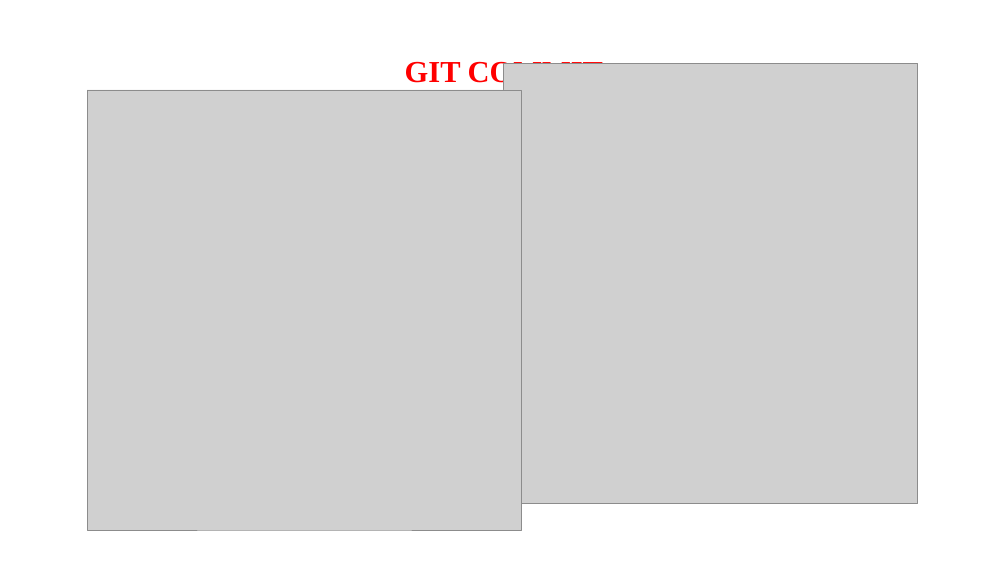
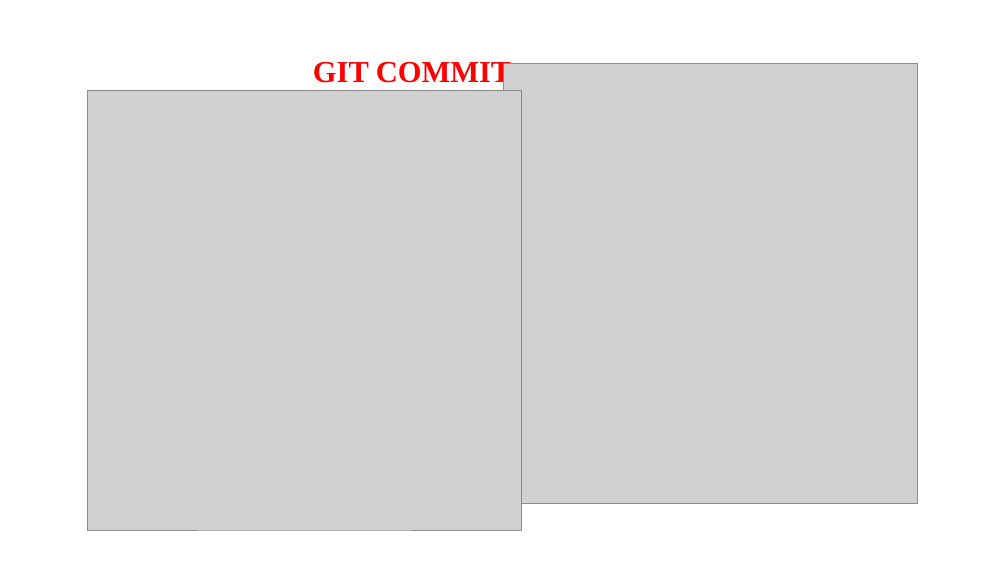
Before and after one commit to anubhavAnora/presentation, a slide deck: slide 2 of Presentation.odp. Drawn at 1008x567 pixels with LibreOffice and Linux fonts; fonts in the diff are those of the drawing; grey boxes stand for pictures. Boxes give left, top, right and bottom in pixels: in the first picture for what was removed or moved away, otherwise in the second. Text is boxed around its words. In the diff, an @@ line names an element or a change of style, - is before the commit and + after.

```diff
--- a/Presentation.odp
+++ b/Presentation.odp
@@ title "GIT COMMIT" moved from (x1=405, y1=58, x2=603, y2=88) to (x1=313, y1=61, x2=511, y2=88) @@
```
Also in this commit, not shown: 2 slides added, 2 slides removed.
